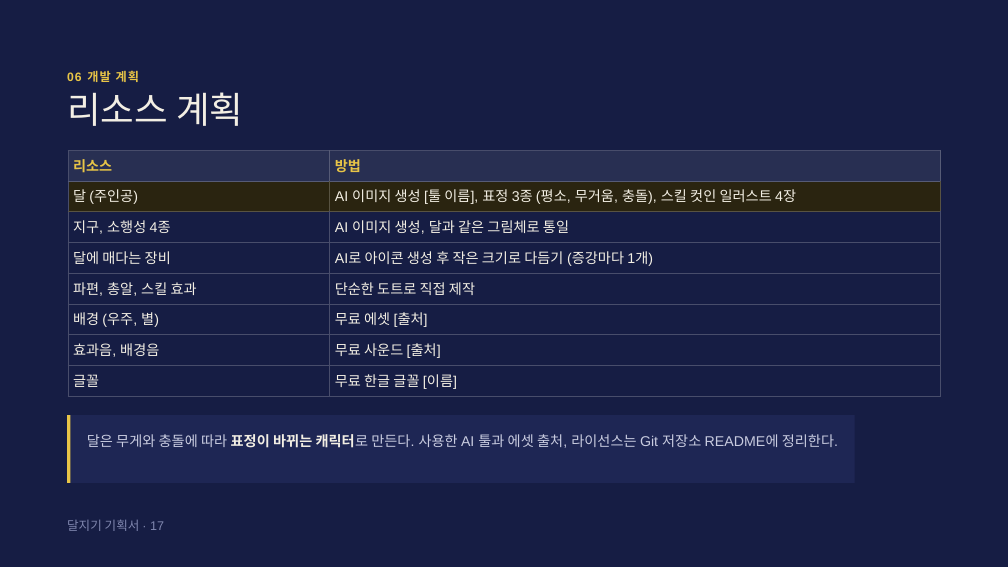
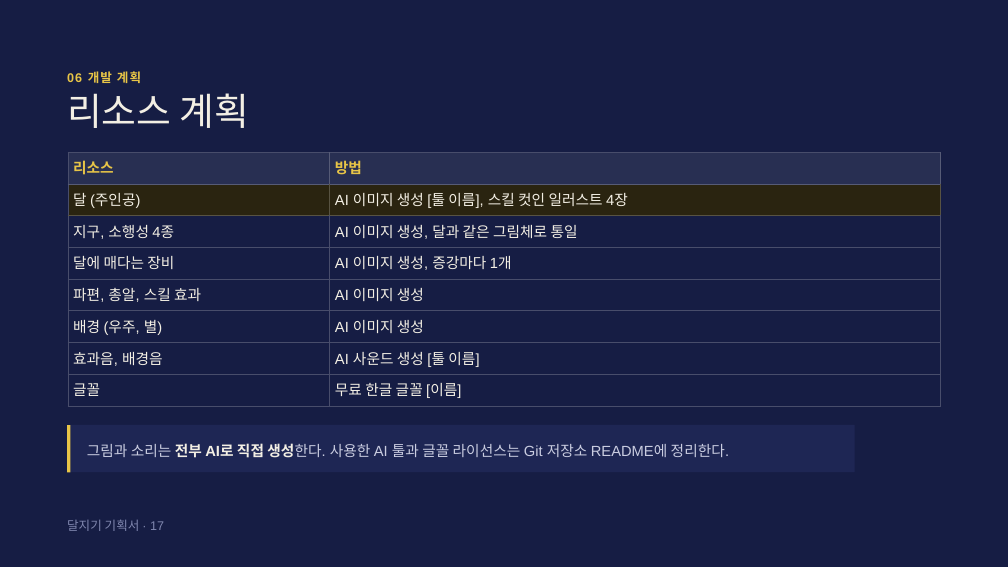
Before and after one commit to hyeonryeol/MoonKeeper, a slide deck: slide 17 of docs/달지기_기획서.pptx. Drawn at 1008x567 pixels with LibreOffice and Linux fonts; fonts in the diff are those of the drawing. Boxes give left, top, right and bottom in pixels: in the first picture for what was removed or moved away, otherwise in the second. Text is boxed around its words. In the diff, an @@ line names an element or a change of style, - is before the commit and + after.

```diff
--- a/docs/달지기_기획서.pptx
+++ b/docs/달지기_기획서.pptx
@@ text "06 개발 계획" at box(67, 71, 141, 83): size 11.6 to 12 pt; line spacing 16.2pt to 16.8pt @@
@@ title "리소스 계획" at box(67, 93, 250, 128): size 34.8 to 36 pt; line spacing 38.2pt to 39.6pt @@
@@ table at box(68, 153, 941, 407) @@
-row 2, column 2: AI 이미지 생성 [툴 이름], 표정 3종 (평소, 무거움, 충돌), 스킬 컷인 일러스트 4장
+row 2, column 2: AI 이미지 생성 [툴 이름], 스킬 컷인 일러스트 4장
-row 4, column 2: AI로 아이콘 생성 후 작은 크기로 다듬기 (증강마다 1개)
+row 4, column 2: AI 이미지 생성, 증강마다 1개
-row 5, column 2: 단순한 도트로 직접 제작
+row 5, column 2: AI 이미지 생성
-row 6, column 2: 무료 에셋 [출처]
+row 6, column 2: AI 이미지 생성
-row 7, column 2: 무료 사운드 [출처]
+row 7, column 2: AI 사운드 생성 [툴 이름]
@@ size 13.6 to 14 pt in "리소스", "방법", "달 (주인공)", "지구, 소행성 4종" and 7 more places @@
@@ line spacing 19pt to 19.6pt @@
@@ rectangle "그림과 소리는 전부 AI로 직접 ...": place and size @@
-rectangle "그림과 소리는 전부 AI로 직접 ..." at box(67, 415, 855, 483)
+rectangle "그림과 소리는 전부 AI로 직접 ..." at box(67, 425, 855, 472)
@@ line moved from (69, 415) - (69, 483) to (69, 425) - (69, 473) @@
@@ text in rectangle at box(87, 443, 729, 458): text changed; size 13.6 to 14 pt @@
-달은 무게와 충돌에 따라 표정이 바뀌는 캐릭터로 만든다. 사용한 AI 툴과 에셋 출처, 라이선스는 Git 저장소 README에 정리한다.
+그림과 소리는 전부 AI로 직접 생성한다. 사용한 AI 툴과 글꼴 라이선스는 Git 저장소 README에 정리한다.
```
Also in this commit, not shown: 1 other slide changed, 5 other files.
